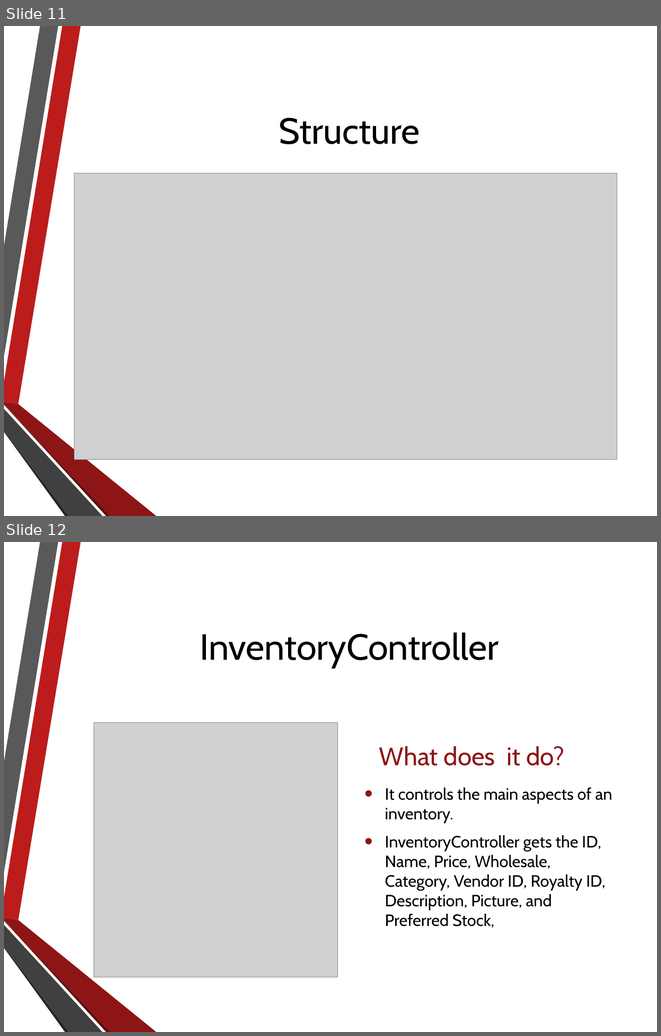
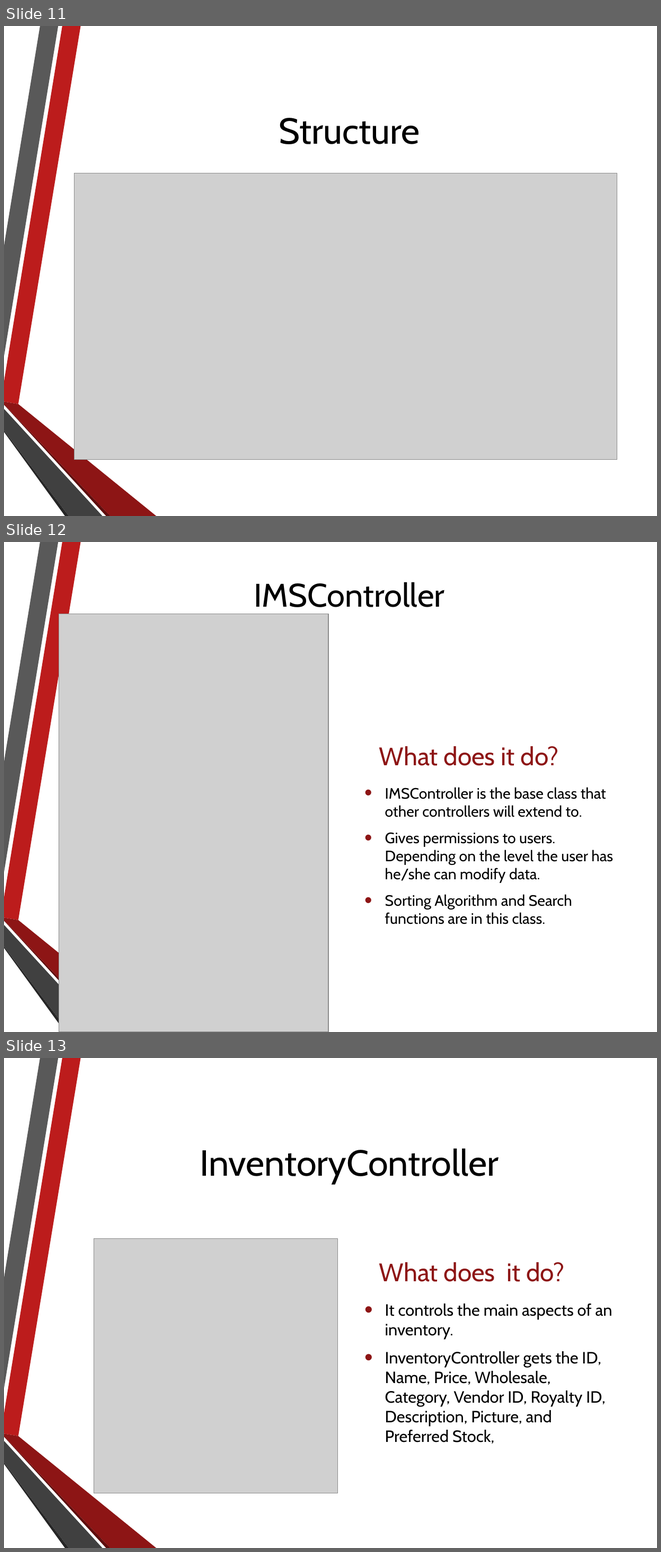
Before and after one commit to NathanielInman/IMS, a slide deck: Presentation.pptx. Shown one above the other, each under a label of ours: slides 11 and 12 before the commit, slides 11, 12 and 13 after it. The pictures are 661x1036 and 661x1552 pixels, drawn with LibreOffice and Linux fonts; fonts in the diff are those of the drawing; grey boxes stand for pictures; background and template pictures are left out. Boxes give left, top, right and bottom in pixels: in the first picture for what was removed or moved away, otherwise in the second. Text is boxed around its words. In the diff, an @@ line names an element or a change of style, - is before the commit and + after.

```diff
--- a/Presentation.pptx
+++ b/Presentation.pptx
@@ slide 12 added at <box>4,542,657,1032</box>, background picture (left out); not listed: 6 template elements that a slide beside it also shows @@
@@ title added at <box>254,582,444,614</box>, 36 pt, text #000000 @@
+IMSController
@@ picture added at <box>59,614,328,1032</box> @@
@@ text added at <box>379,746,559,766</box>, 28 pt, text #8D1515 @@
+What does it do?
@@ text added at <box>385,787,613,924</box>, 16.6 pt, text #000000 @@
+• IMSController is the base class that other controllers will extend to.
+• Gives permissions to users. Depending on the level the user has he/she can modify data.
+• Sorting Algorithm and Search functions are in this class.
@@ what was slide 12 is now slide 13 @@
```
Also in this commit, not shown: 3 other slides added.
